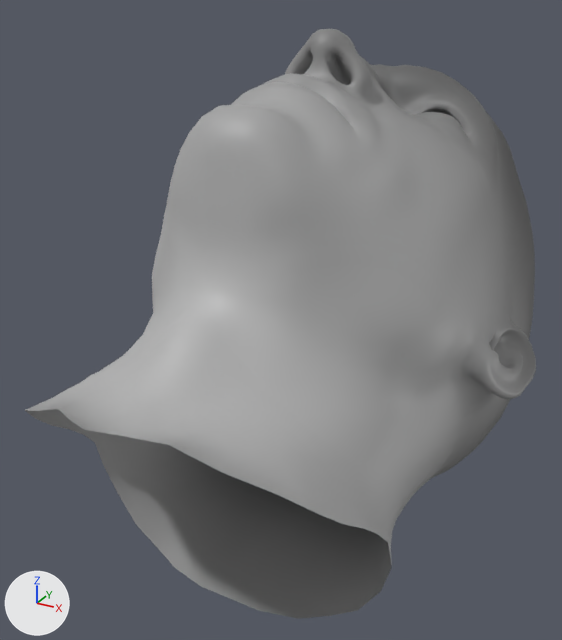
The Blender file hair_height.blend: old version first, new version second.
The view is the same before and after, from a camera (50 mm lens) standing at (0.14, -0.337, 0.144) and looking at (-0.015, -0.056, 0.004). Every picture has the same lights, and +X, +Y and +Z are marked at lower left.

Names of what the first picture shows: 'Head'.
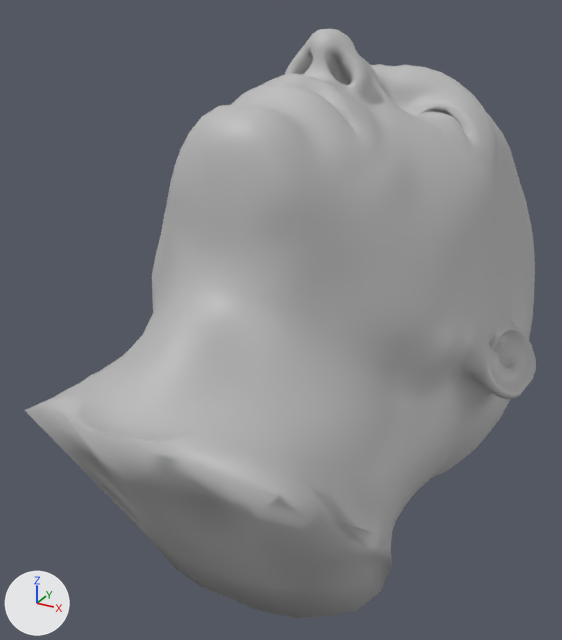
The newer file is also turned or shifted as a whole; pictures and numbers use the older file's frame.

What differs and where, as boxes [x1, y1, x2, y2] in the pictures (562 x 640 px):
part 1 of me_head, added
    after: [25, 409, 392, 619]
part 2 of me_head, recoloured
    both: [26, 28, 536, 566]

Patch to the scene script:
```diff
--- a/hair_height.blend.py
+++ b/hair_height.blend.py
@@ mat_material @@
+mat_material = principled_material('Material')
+mat_material.base_color = (0.5, 0.5, 0.5)  # grey #bcbcbc
@@ me_head @@
 # used by ob_head; location = (0.0, 0.0, 0.0)
-me_head.from_pydata(...)  # 5808 vertices, 5748 faces; spans x -0.088..0.088, y -0.198..0.111, z -0.102..0.126
+me_head.from_pydata(...)  # 5847 vertices, 5800 faces, 1 loose edge; spans x -0.088..0.088, y -0.198..0.111, z -0.102..0.126
+# me_head part 1
+# 39 vertices are added at x -0.066..0.066, y -0.181..-0.13, z -0.064..-0.002
+# 1 loose edge is added
+# 52 new faces join them
+# me_head part 2: 5748 faces spanning x -0.088..0.088, y -0.198..0.111, z -0.102..0.126 switch from mat_hair (picture img_hair) to mat_material (grey #bcbcbc)
```
